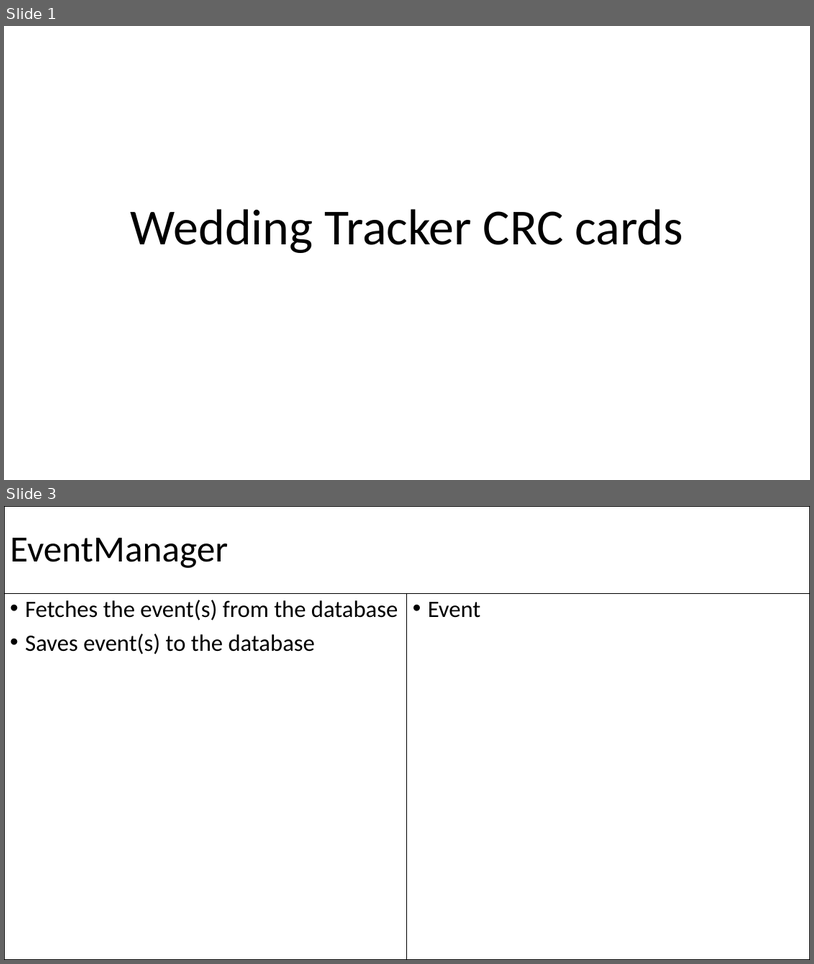
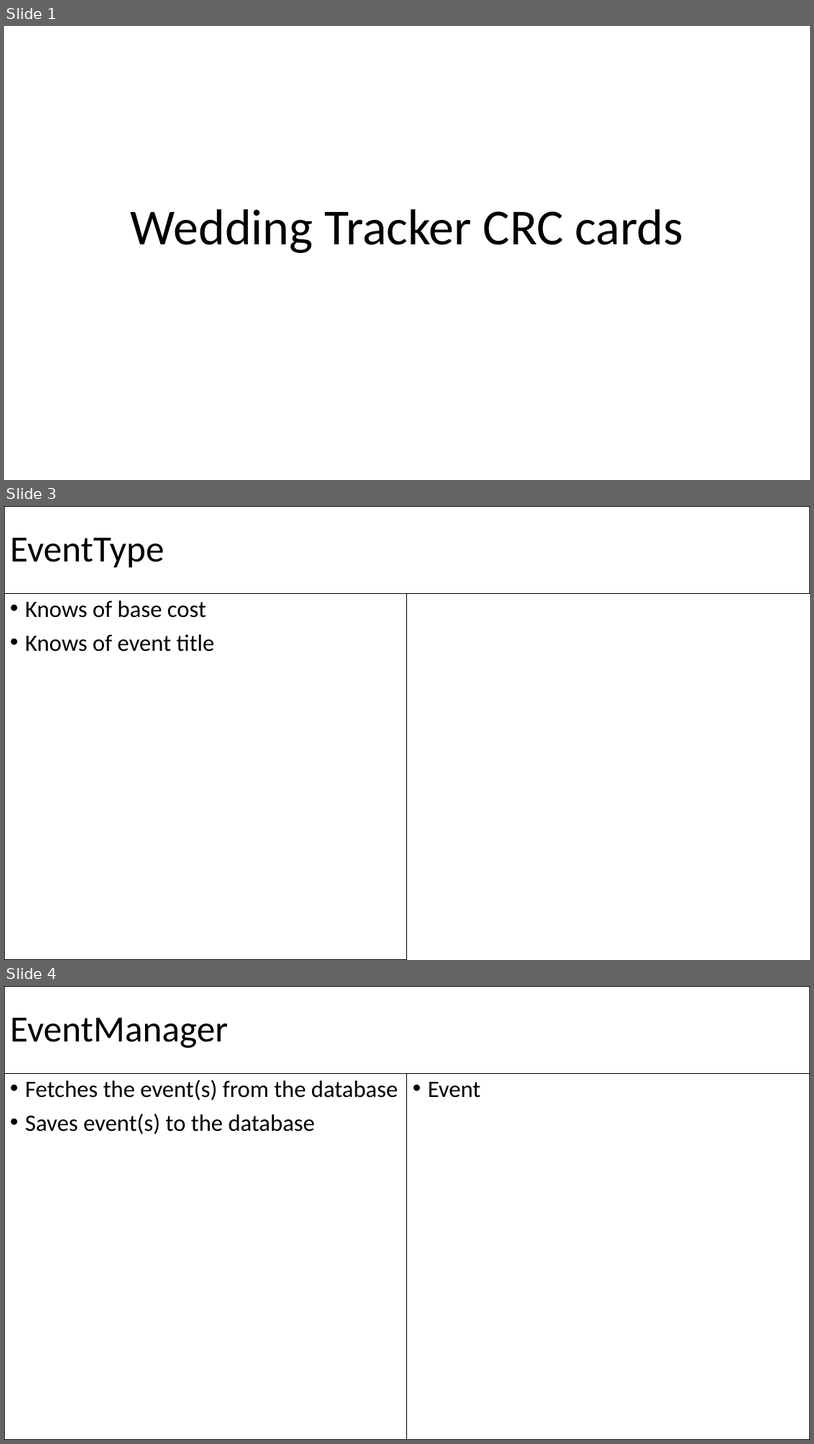
Before and after one commit to paulsbunion/WeddingTracker, a slide deck: Documentation/CRCs.pptx. Shown one above the other, each under a label of ours: slides 1 and 3 before the commit, slides 1, 3 and 4 after it; the slides between them are not shown. The pictures are 814x964 and 814x1444 pixels, drawn with LibreOffice and Linux fonts; fonts in the diff are those of the drawing. Boxes give left, top, right and bottom in pixels: in the first picture for what was removed or moved away, otherwise in the second. Text is boxed around its words. In the diff, an @@ line names an element or a change of style, - is before the commit and + after.

```diff
--- a/Documentation/CRCs.pptx
+++ b/Documentation/CRCs.pptx
@@ slide 3 added at (4,506,810,960), background #FFFFFF @@
@@ title added at (4,506,810,594), outline #000000 0.75 pt, 44 pt, text #000000 @@
+EventType
@@ text added at (4,594,407,960), outline #000000 0.75 pt, 28 pt, text #000000 @@
+• Knows of base cost
+• Knows of event title
@@ what was slide 3 is now slide 4 @@
```
Also in this commit, not shown: 1 slide changed, 30 other files.
